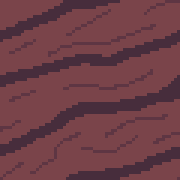
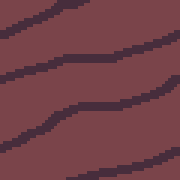
The second 180x180 image is a revision of the first. Changes to its layers:
renamed "Pasted Layer" to "Layer", painted on it over [0, 0, 180, 180]
removed layer "Eye Base" over [0, 0, 180, 180]
